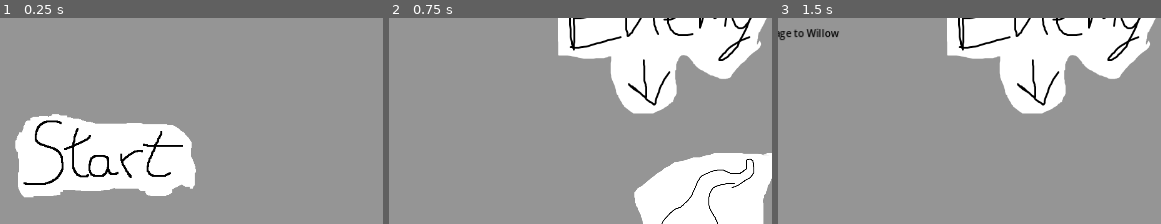
Above: before the commit, frames 1-3 (left to right).
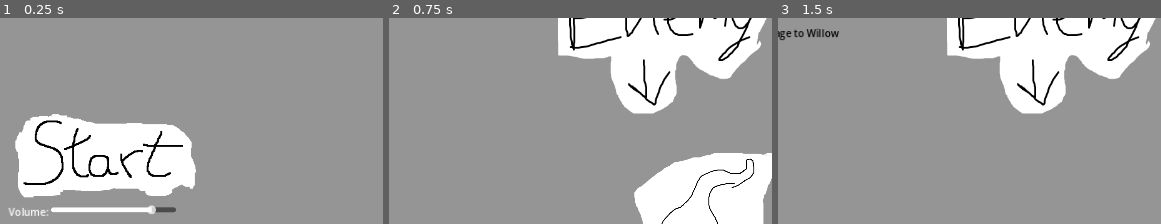
Above: after the commit, the same moments.

Repository: bonsaipropaganda/mini-jam-139
Game: Godot game, scene res://scenes/UI/main_menu.tscn
Two runs of this game, one before a commit and one after it. Both use one fixed random seed, a clock stepped at 60 frames per second and the inputs below. Sound files missing from this copy of the repository are replaced by a short silence.
Inputs (mouse positions are % of the whole screen's width and height, from its top left):
- Up to frame 1 (0.25 s): no input
- Up to frame 2 (0.75 s): click (52, 55) at 0.5 s
- Up to frame 3 (1.5 s): click "Basic Attack" at 1.25 s
The pictures show only the part of the screen within x 38-88%, y 22-72%; the shares and areas given below are measured in that part.

The runs differ from the first frame. In frame 1, 1.0% of the frame differs, in the area x 2-46%, y 90-97%; in frame 2, nothing differs; in frame 3, nothing differs.

Commit message:
Added simple volume slider in the menu

Diff:
--- a/code/main_menu.gd
+++ b/code/main_menu.gd
@@ -11,3 +11,8 @@
 func _on_start_button_pressed() -> void:
 	MusicManager.fade("out", MusicManager.menu_music)
 	get_tree().change_scene_to_file("res://scenes/main.tscn")
+
+
+func _on_volume_slider_value_changed(value: float) -> void:
+	var bus := AudioServer.get_bus_index(&"Master")
+	AudioServer.set_bus_volume_db(bus, linear_to_db(value))
--- a/scenes/UI/main_menu.tscn
+++ b/scenes/UI/main_menu.tscn
@@ -47,6 +47,16 @@
 frame_3/texture = ExtResource("9_gh68b")
 frame_3/duration = 0.5
 
+[sub_resource type="StyleBoxFlat" id="StyleBoxFlat_8eo0r"]
+bg_color = Color(1, 1, 1, 1)
+corner_radius_top_left = 5
+corner_radius_bottom_left = 5
+
+[sub_resource type="StyleBoxFlat" id="StyleBoxFlat_2qx0q"]
+bg_color = Color(0.776471, 0.776471, 0.776471, 1)
+corner_radius_top_left = 5
+corner_radius_bottom_left = 5
+
 [node name="MainMenu" type="Control"]
 layout_mode = 3
 anchors_preset = 15
@@ -72,4 +82,21 @@
 texture_pressed = SubResource("AnimatedTexture_6ohsc")
 texture_hover = SubResource("AnimatedTexture_isr3w")
 
+[node name="HBoxContainer" type="HBoxContainer" parent="HBoxContainer/VBoxContainer"]
+layout_mode = 2
+
+[node name="Label" type="Label" parent="HBoxContainer/VBoxContainer/HBoxContainer"]
+layout_mode = 2
+text = "Volume:"
+
+[node name="VolumeSlider" type="HSlider" parent="HBoxContainer/VBoxContainer/HBoxContainer"]
+custom_minimum_size = Vector2(200, 0)
+layout_mode = 2
+theme_override_styles/grabber_area = SubResource("StyleBoxFlat_8eo0r")
+theme_override_styles/grabber_area_highlight = SubResource("StyleBoxFlat_2qx0q")
+max_value = 1.2
+step = 0.1
+value = 1.0
+
 [connection signal="pressed" from="HBoxContainer/VBoxContainer/StartButton" to="." method="_on_start_button_pressed"]
+[connection signal="value_changed" from="HBoxContainer/VBoxContainer/HBoxContainer/VolumeSlider" to="." method="_on_volume_slider_value_changed"]
Not shown: 1 places in scenes/UI/main_menu.tscn that only renumber resources
